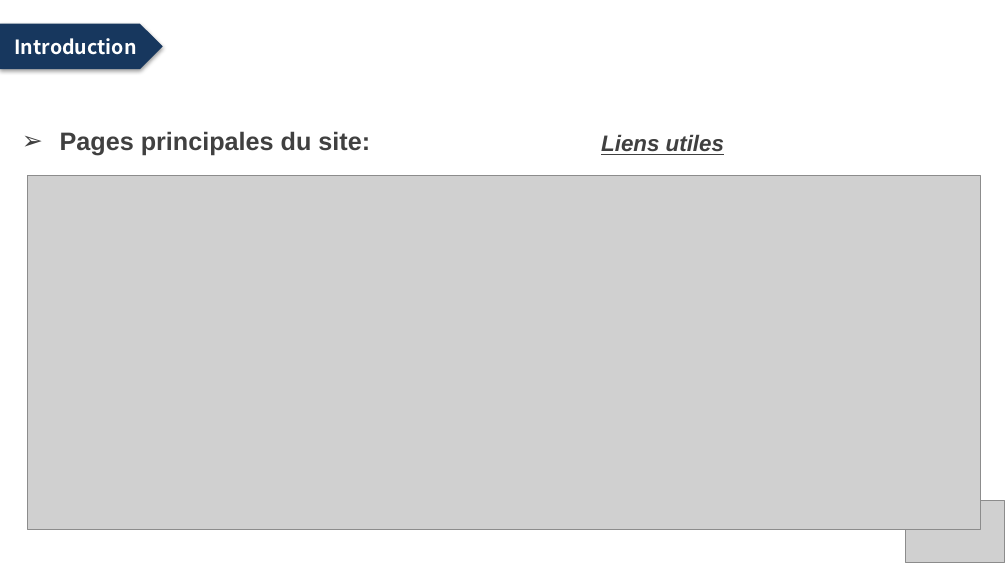
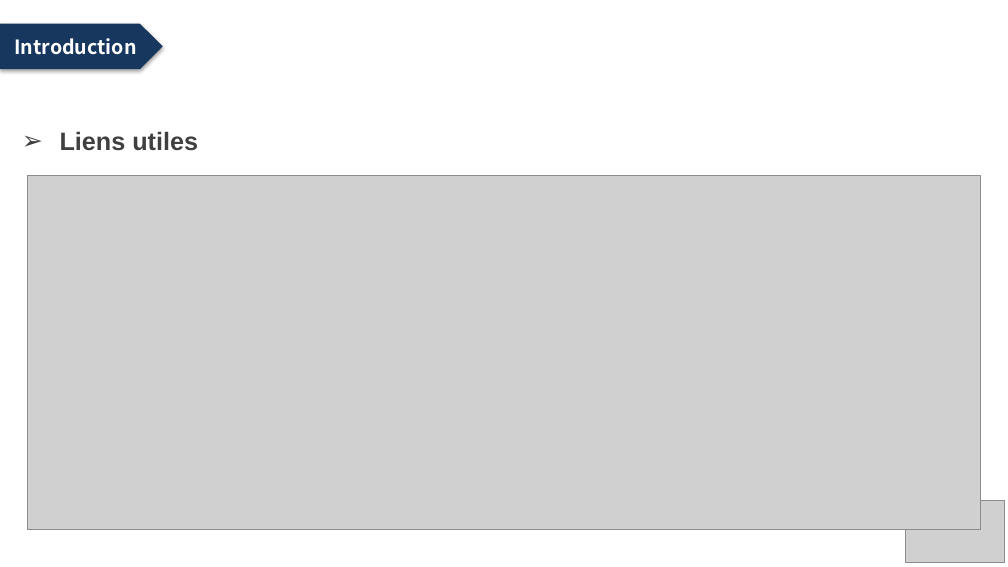
Before and after one commit to zeknoun/yourjob1, a slide deck: slide 5 of Presentation_projetV2.pptx. Drawn at 1008x567 pixels with LibreOffice and Linux fonts; fonts in the diff are those of the drawing; grey boxes stand for pictures; background and template pictures are left out. Boxes give left, top, right and bottom in pixels: in the first picture for what was removed or moved away, otherwise in the second. Text is boxed around its words. In the diff, an @@ line names an element or a change of style, - is before the commit and + after.

```diff
--- a/Presentation_projetV2.pptx
+++ b/Presentation_projetV2.pptx
@@ title at bbox=[60, 131, 198, 151]: text changed @@
-➢ Pages principales du site:
+➢ Liens utiles
@@ text removed at bbox=[601, 134, 724, 155] @@
-Liens utiles
```
Also in this commit, not shown: 11 other slides changed.
